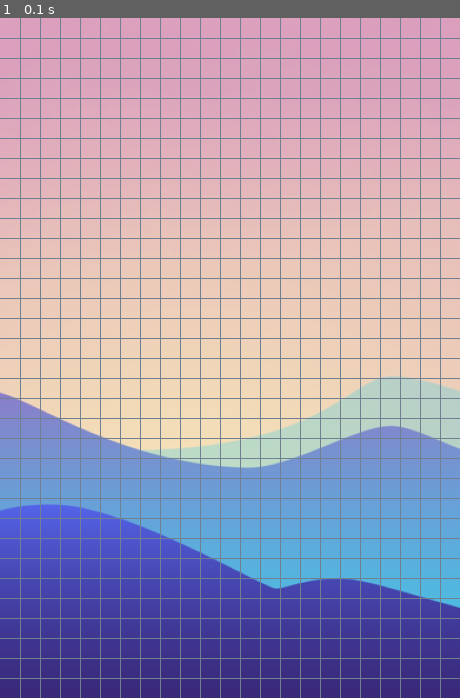
Above: before the commit, frame 1.
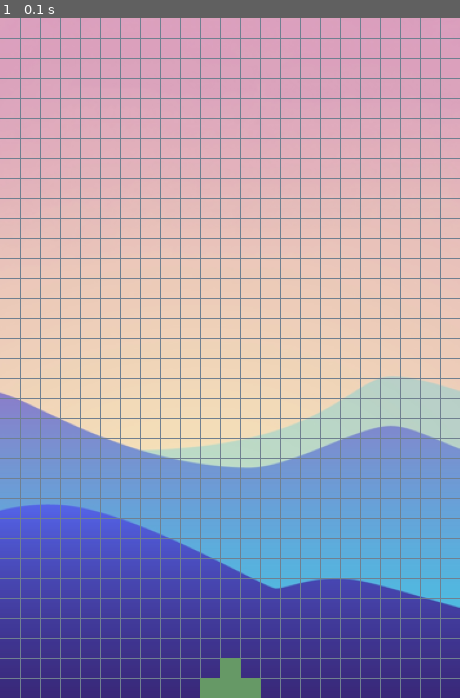
Above: after the commit, the same moment.

Repository: infProgram/inf371_spring2022-Pieces-Ho
Game: pygame game, started from peronalProject/bubbleDefense.py
The game is run twice, just before and just after one commit, with the same random seed, the same clock (stepped at 60 frames per second) and the same inputs.
Inputs:
- Up to frame 1 (0.1 s): no input

The runs differ from the first frame. In frame 1, 0.5% of the frame differs, in the area x 43-57%, y 94-100%.

Commit message:
Draw the laucher

Diff:
--- a/peronalProject/bubbleDefense.py
+++ b/peronalProject/bubbleDefense.py
@@ -1,5 +1,24 @@
 import sys, pygame, time
 pygame.init()
+# launcher class
+class launcher():
+    def __init__(self) -> None:
+
+        self.speedx = self.speedy = 20
+        self.x = 200
+        self.y = 660
+        self.points = [(self.x,self.y),(self.x+20,self.y),(self.x+20,self.y-20),(self.x+40,self.y-20),(self.x+40,self.y),(self.x+60,self.y),(self.x+60,self.y+20),(self.x,self.y+20)]
+        self.tank = pygame.draw.polygon(screen, (102,153,102),self.points)
+        # self.tankFrame = pygame.draw.circle(screen, (0,0,0), self.points, width=5)
+
+    def draw(self):
+        pass
+    def move(self):
+        pass
+
+
+
+
 
 size = width, height = 460, 680
 screen = pygame.display.set_mode(size)
@@ -14,6 +33,7 @@
 
   for i in range(20,441,20): pygame.draw.line(screen,(112,128,144),[i,0],[i,680],1) # Draw xy lines
   for i in range(20,681,20): pygame.draw.line(screen,(112,128,144),[0,i],[460,i],1)
+  lanch = launcher()
 
   time.sleep(0.007)
   pygame.display.flip()  # 刷新整个界面显示
